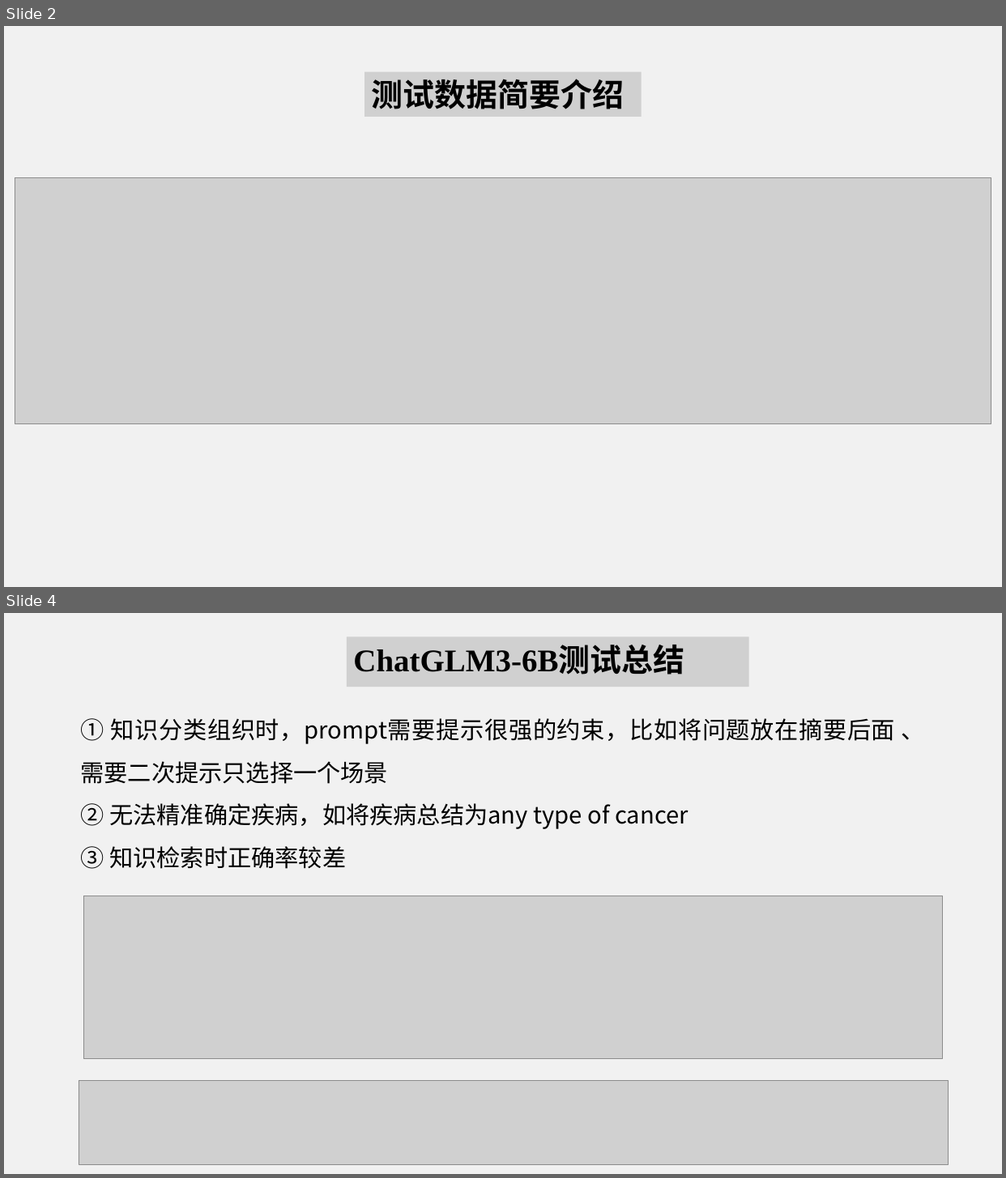
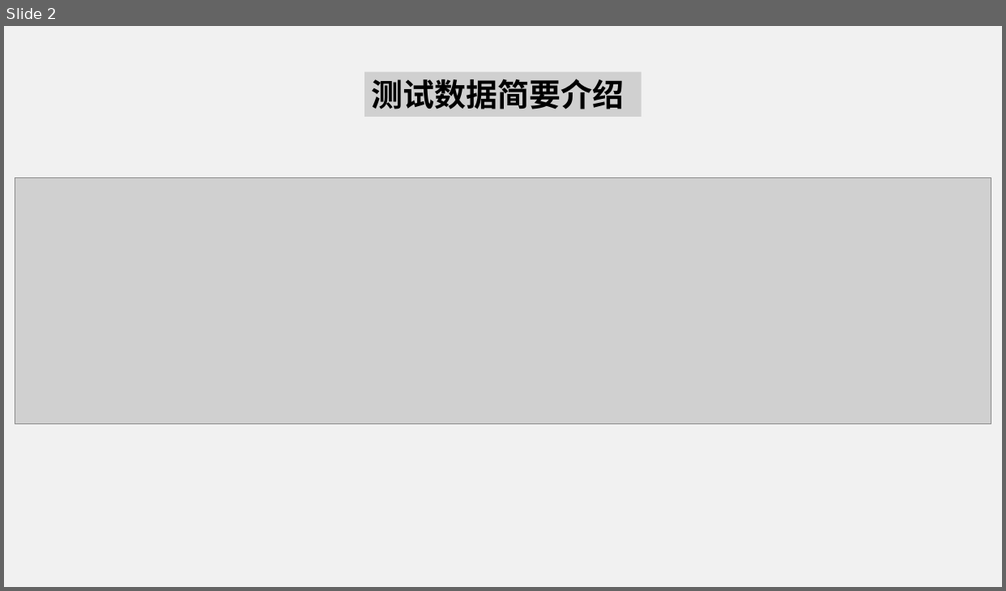
Before and after one commit to bin-Deng-666/LLM-Paper-Learning, a slide deck: 任务3.pptx. Shown one above the other, each under a label of ours: slides 2 and 4 before the commit, slide 2 after it; the slides between them are not shown. The pictures are 1006x1178 and 1006x591 pixels, drawn with LibreOffice and Linux fonts; fonts in the diff are those of the drawing; grey boxes stand for pictures. Boxes give left, top, right and bottom in pixels: in the first picture for what was removed or moved away, otherwise in the second. Text is boxed around its words. In the diff, an @@ line names an element or a change of style, - is before the commit and + after.

```diff
--- a/任务3.pptx
+++ b/任务3.pptx
@@ slide 4 removed at (4,613,1002,1174), background #FFFFFF; not listed: 1 template element that a slide beside it also shows @@
@@ picture removed at (347,637,749,688) @@
-ChatGLM3-6B测试总结
@@ text removed at (81,718,925,869) @@
-① 知识分类组织时，prompt需要提示很强的约束，比如将问题放在摘要后面 、需要二次提示只选择一个场景
-② 无法精准确定疾病，如将疾病总结为any type of cancer
-③ 知识检索时正确率较差
@@ picture removed at (84,896,943,1059) @@
@@ picture removed at (79,1080,948,1165) @@
```
Also in this commit, not shown: 1 slide changed, 2 other slides removed, 5 other files.
